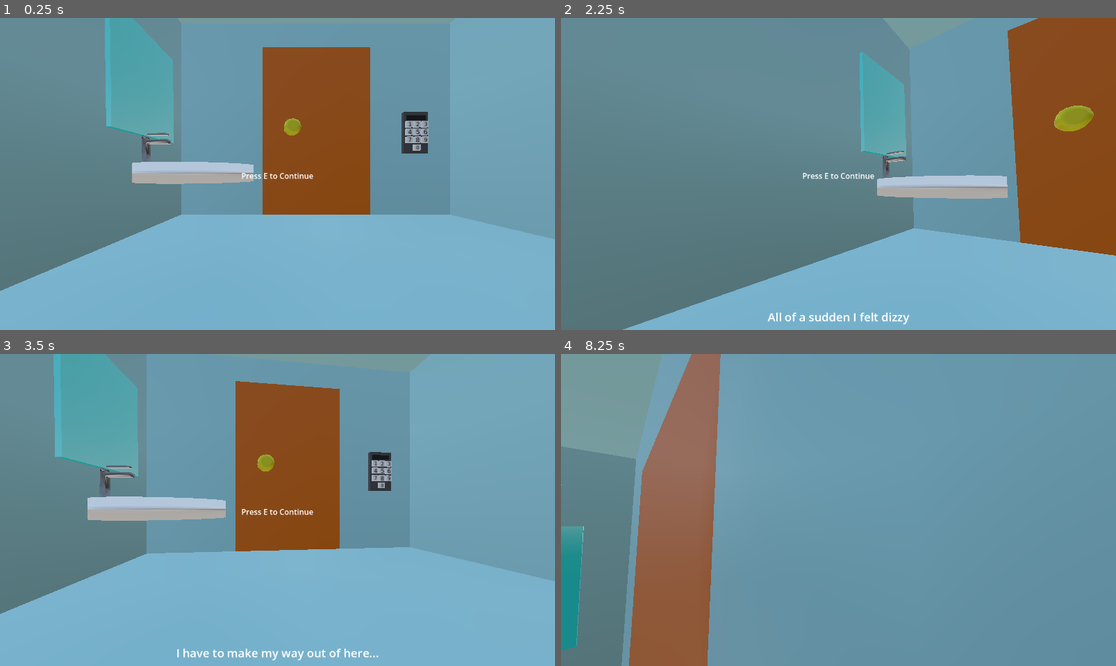
Above: before the commit, frames 1-4 (two rows, left to right).
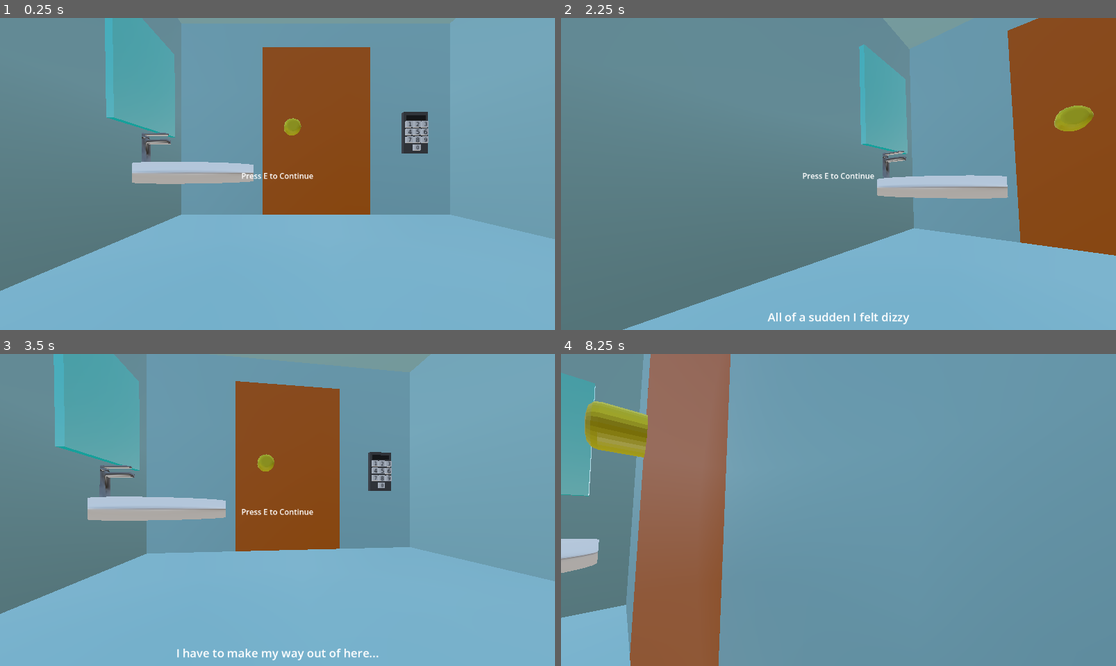
Above: after the commit, the same moments.

Repository: DabPlayZ1/Paid_Vacation
Game: Godot game, scene res://main_ig.tscn
The game is run twice, just before and just after one commit, with the same random seed, the same clock (stepped at 60 frames per second) and the same inputs.
Inputs (mouse positions are in pixels of both pictures, inside the frame that each line leads up to):
- Up to frame 1 (0.25 s): no input
- Up to frame 2 (2.25 s): tap E (E_Interact) at 0.5, 0.6, 1.25, 1.35, 2, 2.1 s; move the mouse to (832, 180) at 0.52 s; hold W (Move_Forward) from 0.53 s (still down); tap Space (Jump) at 0.77, 1.52 s; move the mouse to (877, 177) at 1.27 s; move the mouse to (794, 170) at 2.02 s
- Up to frame 3 (3.5 s): tap E (E_Interact) at 2.75, 2.85 s; move the mouse to (283, 510) at 2.77 s; release W (Move_Forward) at 2.78 s; hold A (Move_Left) from 2.78 s (still down); tap Space (Jump) at 3.02 s
- Up to frame 4 (8.25 s): tap E (E_Interact) at 3.5, 3.6, 4.25, 4.35, 5.1, 5.85, 6.6, 7.35, 8.1 s; move the mouse to (816, 503) at 3.52 s; release A (Move_Left) at 3.53 s; hold W (Move_Forward) 3.53-5.78 s; tap Space (Jump) at 3.77, 4.52, 6.02, 6.77, 7.52 s; move the mouse to (866, 510) at 4.27 s; move the mouse to (810, 510) at 5.02 s; move the mouse to (849, 503) at 5.77 s; hold D (Move_Right) 5.78-6.53 s; move the mouse to (832, 516) at 6.52 s; hold W (Move_Forward) from 6.53 s (still down); move the mouse to (877, 513) at 7.27 s; move the mouse to (794, 506) at 8.02 s

The runs differ from the first frame. In frame 1, 0.4% of the frame differs, in the area x 18-32%, y 10-41%; in frame 2, 0.3%; in frame 3, 0.5%; in frame 4, 10%, in the area x 0-31%, y 0-100%.

Commit message:
Did mostly everything, poster left

Diff:
--- a/character.gd
+++ b/character.gd
@@ -41,8 +41,6 @@
 	if %seecast.is_colliding():
 		var target = %seecast.get_collider()
 		if target.has_method("Interact"):
-			if %keypad_body.can_interact == false:
-				return
 			%"E interact".visible = true
 			if Input.is_action_just_pressed("E_Interact"):
 				target.Interact()
--- a/character.tscn
+++ b/character.tscn
@@ -24,3 +24,4 @@
 [node name="seecast" type="RayCast3D" parent="camera" unique_id=564507790]
 unique_name_in_owner = true
 transform = Transform3D(5, 0, 0, 0, -1.5298986e-07, -5, 0, 3.5, -2.1855695e-07, 0, 0, 0)
+collision_mask = 2
--- a/keypad_body.gd
+++ b/keypad_body.gd
@@ -16,6 +16,8 @@
 	if code.length() == 4:
 		if code == "1125":
 			%Code.modulate = Color.GREEN
+			await get_tree().create_timer(0.6).timeout
+			%Code.text = "Correct!"
 			await get_tree().create_timer(1.0).timeout
 			%Keypad.hide()
 			%Player.can_move = true
@@ -24,6 +26,10 @@
 		else:
 			await get_tree().create_timer(1).timeout
 			%Code.text = "Incorrect"
+			%Code.modulate = Color.RED
+			await get_tree().create_timer(1).timeout
+			%Code.text = ""
+			%Code.modulate = Color.WHITE
 			print("Wrong")
 			%Keypad.hide()
 			%Player.can_move = true
--- a/main_ig.tscn
+++ b/main_ig.tscn
@@ -6,6 +6,7 @@
 [ext_resource type="PackedScene" uid="uid://upuvwsfjulwp" path="res://keypad.glb" id="4_3pd4e"]
 [ext_resource type="Script" uid="uid://c5dy40o4pl8fe" path="res://keypad_body.gd" id="4_ogtir"]
 [ext_resource type="Script" uid="uid://cw1jwgww2ri3b" path="res://dialogue.gd" id="6_7mixf"]
+[ext_resource type="Script" uid="uid://8cefiomuyaa7" path="res://mirrah.gd" id="6_s8ikn"]
 [ext_resource type="Texture2D" uid="uid://5hrvhw4bd133" path="res://keypad_0.png" id="7_5qy72"]
 [ext_resource type="Texture2D" uid="uid://dw4yi0t3rgfsv" path="res://keypad_9.png" id="8_dqs25"]
 [ext_resource type="Texture2D" uid="uid://uc7oitia7b6v" path="res://keypad_8.png" id="9_6lp50"]
@@ -138,11 +139,13 @@
 [node name="StaticBody3D" type="StaticBody3D" parent="sink" unique_id=90715144]
 
 [node name="CollisionShape3D" type="CollisionShape3D" parent="sink/StaticBody3D" unique_id=114163080]
-transform = Transform3D(1.834208, 0, 5.9604645e-08, 0, -2.112572, 0, 0, 0, 1.7448798, 0, 0, 0)
+transform = Transform3D(1.834208, 0, 2.9802322e-08, 0, -0.9682412, 0, 0, 0, 1.7448798, 0, 0, 0)
 shape = SubResource("SphereShape3D_3pd4e")
 
 [node name="keypad_body" type="StaticBody3D" parent="." unique_id=510277034]
 unique_name_in_owner = true
+collision_layer = 2
+collision_mask = 2
 script = ExtResource("4_ogtir")
 
 [node name="CollisionShape3D" type="CollisionShape3D" parent="keypad_body" unique_id=762215232]
@@ -153,9 +156,13 @@
 transform = Transform3D(1.1924881e-09, 0, -0.1, 0, 0.1, 0, 0.1, 0, 1.1924881e-09, -1.4766557, 2.863853, -4.8525496)
 
 [node name="mirrah" type="StaticBody3D" parent="." unique_id=1105766770]
+unique_name_in_owner = true
+collision_layer = 2
+collision_mask = 2
+script = ExtResource("6_s8ikn")
 
 [node name="MeshInstance3D" type="MeshInstance3D" parent="mirrah" unique_id=1424786310]
-transform = Transform3D(0.6061005, 0, 0, 0, 0.040070504, 2.46016, 0, -2.295641, 0.042942196, -9.457922, 3.6263719, -3.0387669)
+transform = Transform3D(0.42427033, 0, 0, 0, 0.040070504, 2.46016, 0, -2.295641, 0.042942196, -9.322005, 3.7992325, -3.0387669)
 mesh = SubResource("BoxMesh_ogtir")
 
 [node name="CollisionShape3D" type="CollisionShape3D" parent="mirrah" unique_id=1852885474]
@@ -182,6 +189,7 @@
 text = "Interact (E)"
 
 [node name="Dialogue" type="Control" parent="." unique_id=1814084174]
+unique_name_in_owner = true
 layout_mode = 3
 anchors_preset = 8
 anchor_left = 0.5
@@ -375,9 +383,9 @@
 horizontal_alignment = 1
 vertical_alignment = 1
 
-[connection signal="pressed" from="Keypad/0" to="keypad_body" method="_on__pressed"]
-[connection signal="pressed" from="Keypad/9" to="keypad_body" method="_on_2_pressed"]
-[connection signal="pressed" from="Keypad/8" to="keypad_body" method="_on__pressed"]
+[connection signal="pressed" from="Keypad/0" to="keypad_body" method="_on_0_pressed"]
+[connection signal="pressed" from="Keypad/9" to="keypad_body" method="_on_9_pressed"]
+[connection signal="pressed" from="Keypad/8" to="keypad_body" method="_on_8_pressed"]
 [connection signal="pressed" from="Keypad/7" to="keypad_body" method="_on_7_pressed"]
 [connection signal="pressed" from="Keypad/6" to="keypad_body" method="_on_6_pressed"]
 [connection signal="pressed" from="Keypad/5" to="keypad_body" method="_on_5_pressed"]
--- /dev/null
+++ b/mirrah.gd
@@ -0,0 +1,19 @@
+extends StaticBody3D
+
+var not_ready : Array  = [
+	"This mirror looks durable.. I'll need something strong to break it"
+	]
+var aint_ready : bool = true
+var talking = false
+
+func Interact():
+	if aint_ready:
+		var talking = true
+		if talking == true:
+			%"E interact".hide()
+		%Dialogue.diagtext = not_ready
+		%Dialogue.dialoguenumber = -1
+		%Dialogue.dialogueon = true
+		%Player.can_move = false
+	print("Yes")
+	var talking = false
Not shown, added: mirrah.gd.uid
